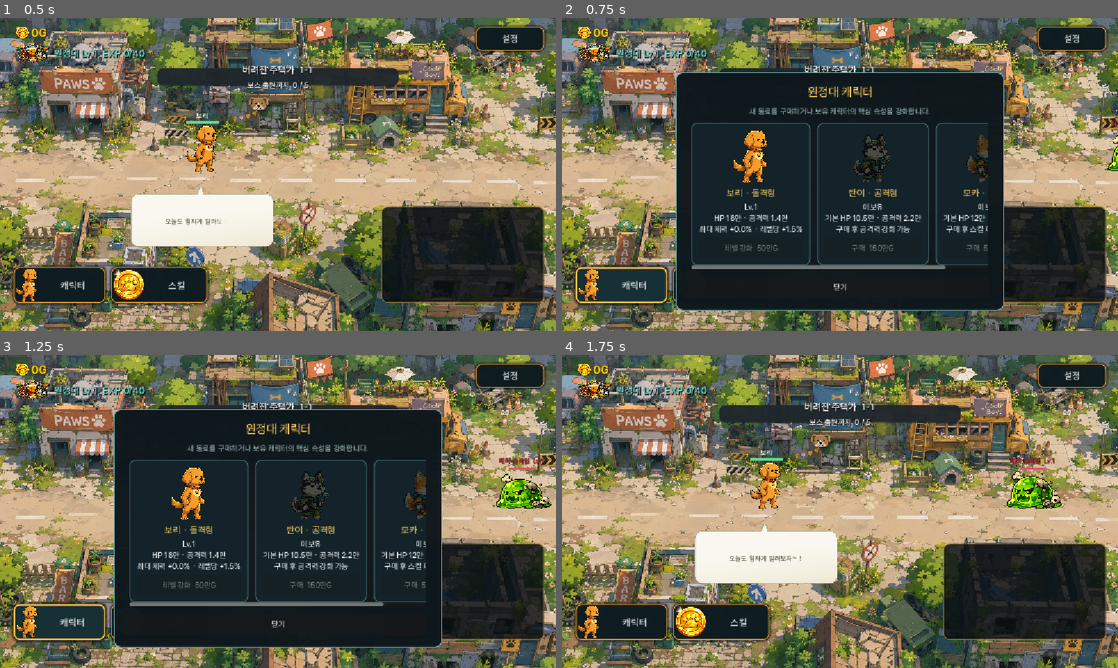
Above: before the commit, frames 1-4 (two rows, left to right).
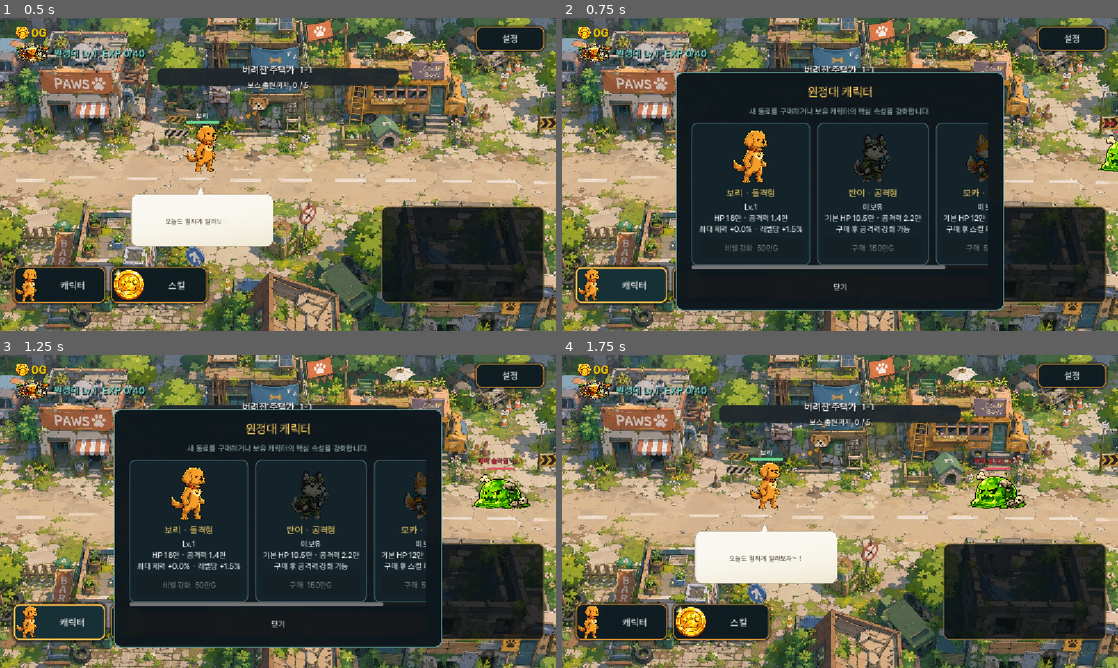
Above: after the commit, the same moments.

Repository: je0ngmin/dog-mobile-rpg
Game: Godot game, scene res://scenes/main.tscn
The game is run twice, just before and just after one commit, with the same random seed, the same clock (stepped at 60 frames per second) and the same inputs.
Inputs:
- Up to frame 1 (0.5 s): no input
- Up to frame 2 (0.75 s): click "캐릭터" at 0.5 s
- Up to frame 3 (1.25 s): no input
- Up to frame 4 (1.75 s): click "스킬" at 1.25 s

Frame 1 is identical in both runs. In frame 2, 0.3% of the frame differs, in the area x 96-100%, y 32-50%; in frame 3, 1.3%; in frame 4, 1.7%, in the area x 72-91%, y 32-50%.

Commit message:
밸런스 조정, 게임 아이콘 변경

Diff:
--- a/project.godot
+++ b/project.godot
@@ -10,10 +10,12 @@
 
 [application]
 
-config/name="DogMobileRPG"
+config/name="DogRPG"
+config/version="0.1.0"
 run/main_scene="res://scenes/main.tscn"
 config/features=PackedStringArray("4.7", "GL Compatibility")
-config/icon="res://icon.svg"
+run/max_fps=60
+config/icon="uid://dccex5ouaqjq0"
 
 [autoload]
 
--- a/resources/actors/bosses/fire_crow.tres
+++ b/resources/actors/bosses/fire_crow.tres
@@ -13,11 +13,11 @@
 base_attack = 8000.0
 attack_cooldown = 0.82
 attack_range = 82.0
-move_speed = 155.0
+move_speed = 190.0
 health_growth = 1.12
 attack_growth = 1.095
-speed_per_stage = 1.2
-speed_bonus_cap = 60.0
+speed_per_stage = 1.6
+speed_bonus_cap = 80.0
 visual_height = 125.0
 sprite_position = Vector2(0, -62.5)
 name_label_position = Vector2(-90, -170)
--- a/resources/actors/bosses/scrap_devourer.tres
+++ b/resources/actors/bosses/scrap_devourer.tres
@@ -1,7 +1,7 @@
-[gd_resource type="Resource" script_class="ActorDefinition" format=3]
+[gd_resource type="Resource" script_class="ActorDefinition" format=3 uid="uid://du0bu4n68icjl"]
 
-[ext_resource type="Script" path="res://scripts/resources/actor_definition.gd" id="1_definition"]
-[ext_resource type="Texture2D" path="res://sprites/enemies/boss001.png" id="2_texture"]
+[ext_resource type="Script" uid="uid://bykpdfl3xpsjl" path="res://scripts/resources/actor_definition.gd" id="1_definition"]
+[ext_resource type="Texture2D" uid="uid://cyo52qyeqac4k" path="res://sprites/enemies/boss001.png" id="2_texture"]
 
 [resource]
 script = ExtResource("1_definition")
@@ -13,11 +13,11 @@
 base_attack = 8000.0
 attack_cooldown = 0.82
 attack_range = 82.0
-move_speed = 155.0
+move_speed = 190.0
 health_growth = 1.12
 attack_growth = 1.095
-speed_per_stage = 1.2
-speed_bonus_cap = 60.0
+speed_per_stage = 1.6
+speed_bonus_cap = 80.0
 visual_height = 125.0
 sprite_position = Vector2(0, -62.5)
 name_label_position = Vector2(-90, -170)
--- a/resources/actors/enemies/fire_slime.tres
+++ b/resources/actors/enemies/fire_slime.tres
@@ -13,10 +13,10 @@
 base_attack = 8000.0
 attack_cooldown = 0.95
 attack_range = 72.0
-move_speed = 220.0
+move_speed = 280.0
 health_growth = 1.12
 attack_growth = 1.095
-speed_per_stage = 1.7
-speed_bonus_cap = 90.0
+speed_per_stage = 2.2
+speed_bonus_cap = 120.0
 visual_height = 78.0
 sprite_position = Vector2(0, -39)
--- a/resources/actors/enemies/ruin_slime.tres
+++ b/resources/actors/enemies/ruin_slime.tres
@@ -13,10 +13,10 @@
 base_attack = 4000.0
 attack_cooldown = 0.95
 attack_range = 72.0
-move_speed = 210.0
+move_speed = 270.0
 health_growth = 1.12
 attack_growth = 1.095
-speed_per_stage = 1.7
-speed_bonus_cap = 90.0
+speed_per_stage = 2.2
+speed_bonus_cap = 120.0
 visual_height = 78.0
 sprite_position = Vector2(0, -39)
--- a/scenes/main.tscn
+++ b/scenes/main.tscn
@@ -259,6 +259,7 @@
 custom_minimum_size = Vector2(310, 0)
 layout_mode = 2
 theme_override_constants/separation = 8
+accessibility_region = true
 
 [node name="Badge" type="TextureRect" parent="UI/TopBar/Margin/VBox/LevelContainer" unique_id=2115877812]
 custom_minimum_size = Vector2(72, 48)
--- a/scripts/actors/dog_actor.gd
+++ b/scripts/actors/dog_actor.gd
@@ -96,7 +96,7 @@
 
 func apply_progression(account_level: int, upgrade_level: int) -> void:
 	character_level = maxi(upgrade_level, 1)
-	var multiplier := 1.0 + float(account_level - 1) * 0.02
+	var multiplier := GameState.account_level_stat_multiplier(account_level)
 	_apply_role_stats(multiplier, character_level, true)
 
 
--- a/scripts/core/game_state.gd
+++ b/scripts/core/game_state.gd
@@ -36,6 +36,22 @@
 	return 40 + (player_level - 1) * 25
 
 
+func account_level_stat_multiplier(level: int) -> float:
+	var upgrade_steps := maxi(level - 1, 0)
+	var early_steps := mini(upgrade_steps, 20)
+	var middle_steps := mini(maxi(upgrade_steps - 20, 0), 30)
+	var late_steps := maxi(upgrade_steps - 50, 0)
+	return pow(1.03, early_steps) * pow(1.02, middle_steps) * pow(1.01, late_steps)
+
+
+func account_level_gain_percent(level: int) -> float:
+	if level <= 21:
+		return 3.0
+	if level <= 51:
+		return 2.0
+	return 1.0
+
+
 func add_experience(amount: int) -> void:
 	experience += maxi(amount, 0)
 	while experience >= experience_to_next_level():
@@ -70,7 +86,7 @@
 	if character_index < 0 or character_index >= character_levels.size():
 		return 0
 	var base_costs := [500_000, 650_000, 800_000]
-	var cost := float(base_costs[character_index]) * pow(1.55, character_levels[character_index] - 1)
+	var cost := float(base_costs[character_index]) * pow(1.34, character_levels[character_index] - 1)
 	cost = minf(cost, float(MAX_GOLD))
 	return int(round(cost))
 
--- a/scripts/main.gd
+++ b/scripts/main.gd
@@ -373,8 +373,12 @@
 	for character_index in party_by_index:
 		var dog: DogActor = party_by_index[character_index]
 		dog.apply_progression(new_level, GameState.character_levels[character_index])
-	_show_message("원정대 레벨 %d 달성! 능력치가 상승했습니다." % new_level)
-	_add_event_log("원정대 Lv.%d 달성 · 전체 능력치 상승" % new_level, Color("#7de7ff"))
+	var gain_percent := GameState.account_level_gain_percent(new_level)
+	_show_message("원정대 레벨 %d! 전체 체력·공격력 +%.1f%%" % [new_level, gain_percent])
+	_add_event_log(
+		"원정대 Lv.%d 달성 · 전체 체력·공격력 +%.1f%%" % [new_level, gain_percent],
+		Color("#7de7ff")
+	)
 
 
 func _on_party_defeated() -> void:
@@ -764,7 +768,7 @@
 
 
 func _character_combat_values(definition: ActorDefinition, character_level: int) -> Vector2:
-	var account_multiplier := 1.0 + float(GameState.player_level - 1) * 0.02
+	var account_multiplier := GameState.account_level_stat_multiplier(GameState.player_level)
 	var upgrade_count := maxi(character_level - 1, 0)
 	var health := (
 		definition.base_health
--- a/tests/core_flow_test.gd
+++ b/tests/core_flow_test.gd
@@ -74,6 +74,21 @@
 		"3-n 스테이지에는 BG003.png를 사용해야 합니다."
 	)
 	main._on_stage_changed(1)
+	_check(
+		GameState.account_level_stat_multiplier(10) > 1.3,
+		"원정대 레벨업은 기존 선형 성장보다 체력과 공격력이 확실히 상승해야 합니다."
+	)
+	_check(
+		is_equal_approx(
+			GameState.account_level_stat_multiplier(22) / GameState.account_level_stat_multiplier(21),
+			1.02
+		)
+		and is_equal_approx(
+			GameState.account_level_stat_multiplier(52) / GameState.account_level_stat_multiplier(51),
+			1.01
+		),
+		"원정대 레벨 성장률은 중후반으로 갈수록 완만해져야 합니다."
+	)
 	_check(main.actor_catalog != null, "캐릭터·몬스터·보스 카탈로그가 Main에 연결되어야 합니다.")
 	_check(main.actor_catalog.characters.size() == 3, "플레이어 캐릭터 3종이 Resource로 등록되어야 합니다.")
 	_check(main.actor_catalog.normal_enemies.size() == 2, "일반 몬스터 2종이 Resource로 등록되어야 합니다.")
@@ -134,6 +149,7 @@
 		and resource_enemy.definition.base_attack >= 4_000.0,
 		"몬스터 체력과 공격력도 확대된 전투 수치를 사용해야 합니다."
 	)
+	_check(resource_enemy.move_speed >= 280.0, "일반 몬스터는 화면에서 더 빠르게 접근해야 합니다.")
 	_check(damage_events.size() == 1 and is_equal_approx(damage_events[0], 12.0), "몬스터 피격 시 데미지 표시 신호가 발생해야 합니다.")
 	_check(
 		resource_enemy.enemy_sprite.modulate.g < 0.5
@@ -153,6 +169,7 @@
 		and resource_enemy.display_name == "화염 까마귀",
 		"보스가 스테이지별 ActorDefinition을 사용해야 합니다."
 	)
+	_check(resource_enemy.move_speed >= 190.0, "보스도 이전보다 빠르게 전장에 진입해야 합니다.")
 	var enemy_loot_events: Array[Dictionary] = []
 	resource_enemy.defeated.connect(
 		func(_enemy: EnemyActor, loot: Dictionary) -> void:
Binary file added: sprites/game-icon.jpg
Not shown, added: sprites/game-icon.jpg.import
Not shown, changed: build/index.apple-touch-icon.png
Not shown, changed: build/index.html
Not shown, changed: build/index.icon.png
Not shown, changed: build/index.pck
